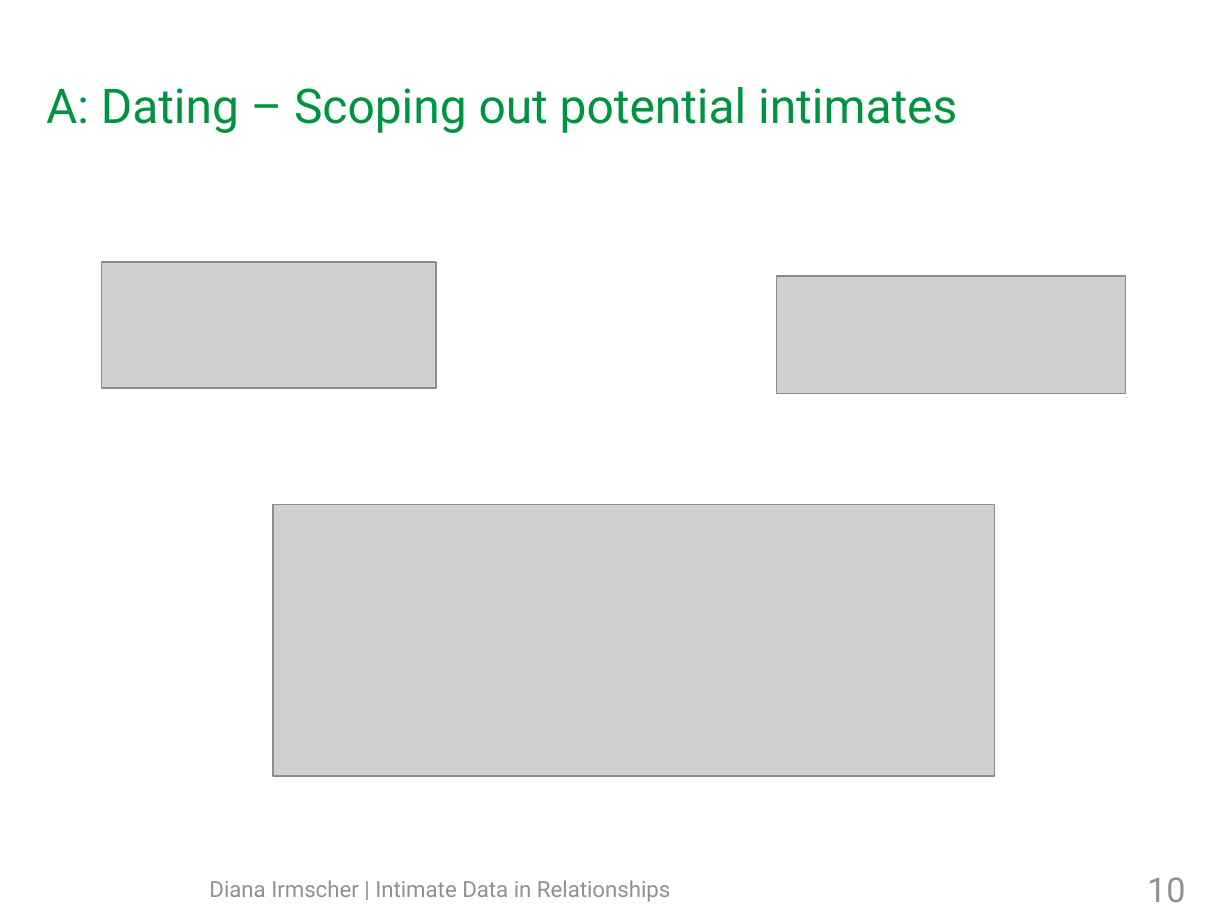
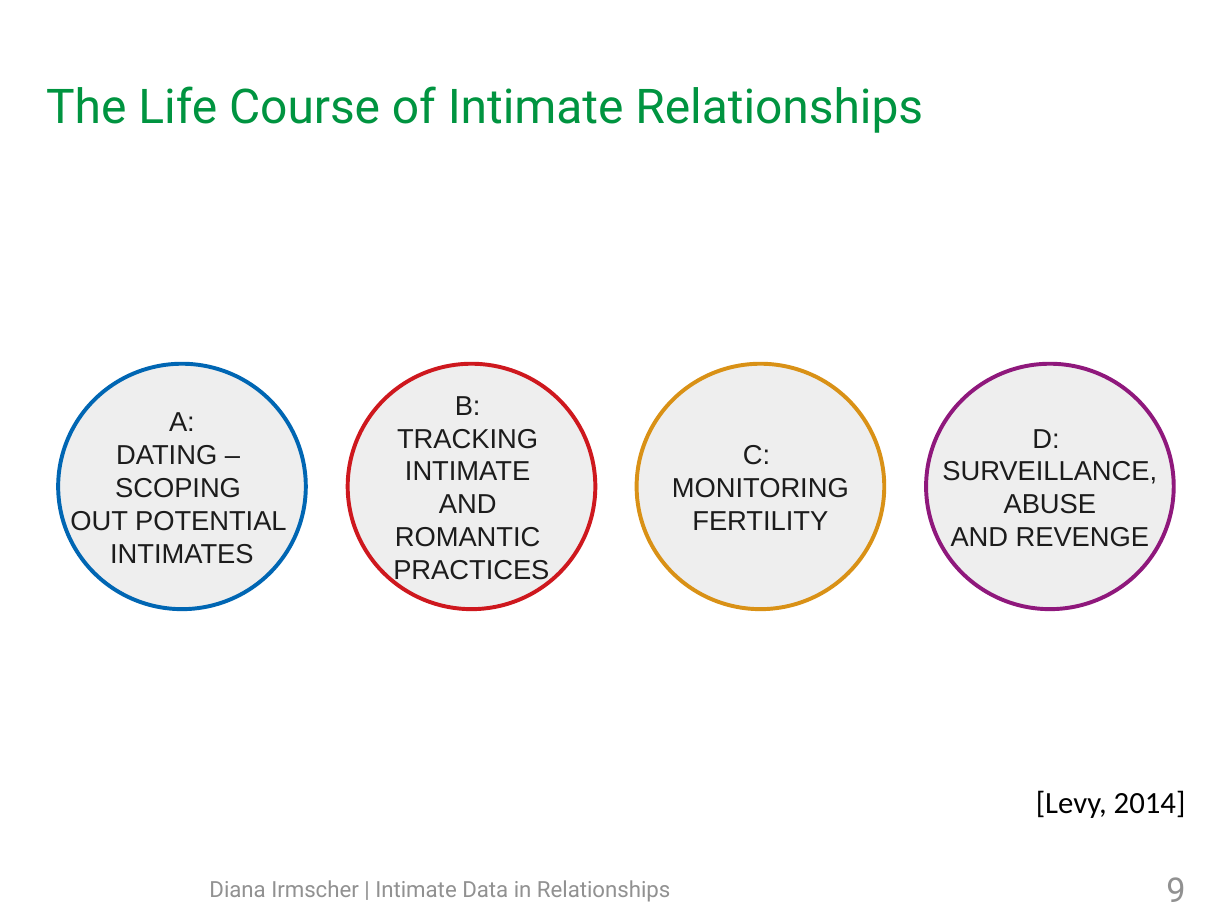
Before and after one commit to mieztatz/advanced_seminar_media_informatics, a slide deck: slide 9 of slides/final_presentation_irmscher_copy.odp (slide 10 before the commit). Drawn at 1232x924 pixels with LibreOffice and Linux fonts; fonts in the diff are those of the drawing; grey boxes stand for pictures; background and template pictures are left out. Boxes give left, top, right and bottom in pixels: in the first picture for what was removed or moved away, otherwise in the second. Text is boxed around its words. In the diff, an @@ line names an element or a change of style, - is before the commit and + after.

```diff
--- a/slides/final_presentation_irmscher_copy.odp
+++ b/slides/final_presentation_irmscher_copy.odp
@@ title added at bbox=[46, 86, 923, 133], 28 pt, text #009440 @@
+The Life Course of Intimate Relationships
@@ picture removed at bbox=[102, 262, 436, 388] @@
@@ picture removed at bbox=[777, 276, 1126, 394] @@
@@ ellipse "A:": place and size @@
-ellipse "A:" at bbox=[46, 87, 957, 133]
+ellipse "A:" at bbox=[58, 363, 306, 609]
@@ ellipse "A:" at bbox=[58, 363, 306, 609]: fill none to #EEEEEE; outline none to #0066B3 2.3 pt @@
@@ ellipse added at bbox=[347, 363, 595, 609], fill #EEEEEE, outline #CE181E 2.3 pt, 16 pt, text #1C1C1C @@
+B:
+TRACKING
+INTIMATE
+AND
+ROMANTIC
+PRACTICES
@@ ellipse added at bbox=[637, 363, 885, 609], fill #EEEEEE, outline #D99116 2.3 pt, 16 pt, text #1C1C1C @@
+C:
+MONITORING
+FERTILITY
@@ ellipse added at bbox=[926, 363, 1174, 609], fill #EEEEEE, outline #8F187C 2.3 pt, 16 pt, text #1C1C1C @@
+D:
+SURVEILLANCE,
+ABUSE
+AND REVENGE
@@ text in ellipse at bbox=[70, 412, 287, 564]: text changed; size 28 to 16 pt; font Roboto to Arial; text colour #009440 to #1C1C1C @@
-A: Dating – Scoping out potential intimates
+A:
+DATING –
+SCOPING
+OUT POTENTIAL
+INTIMATES
@@ picture removed at bbox=[274, 504, 994, 775] @@
@@ text added at bbox=[1036, 790, 1186, 818], 18 pt, text #000000 @@
+[Levy, 2014]
@@ page number at bbox=[1166, 877, 1185, 902]: text changed @@
-10
+9
```
Also in this commit, not shown: 17 other slides changed, 1 slide added, 2 slides removed, 35 other files.
